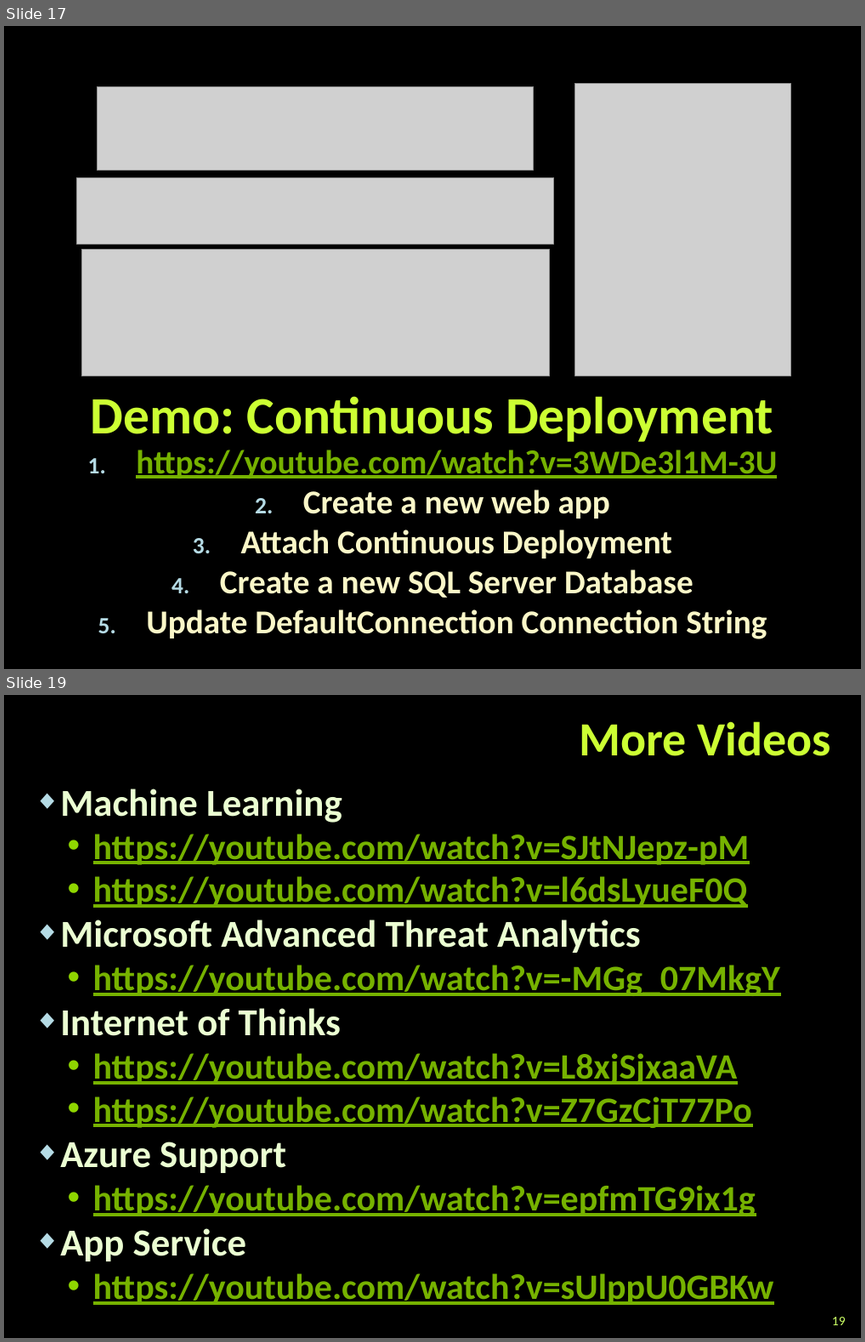
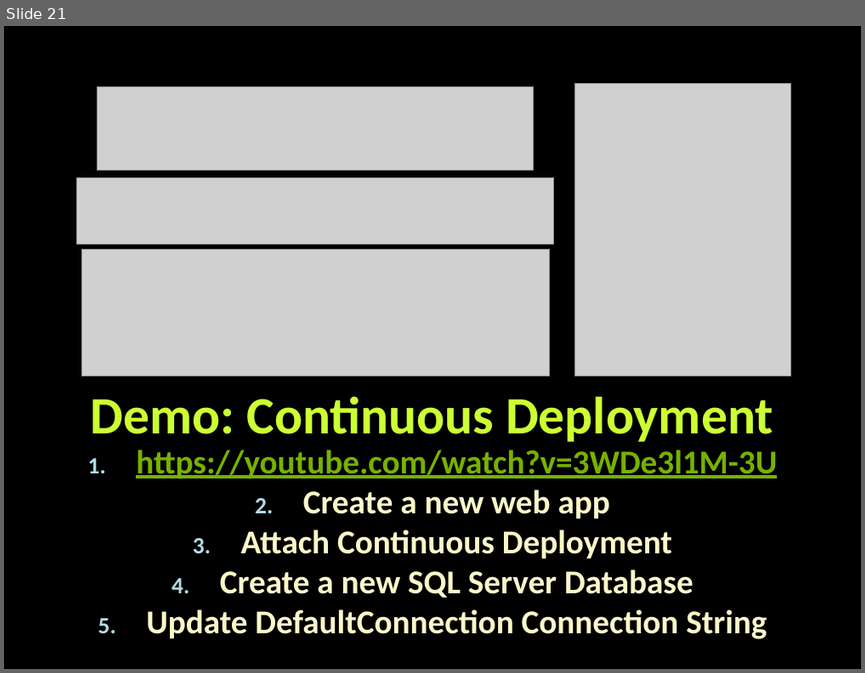
Before and after one commit to TelerikAcademy/Web-Services-and-Cloud, a slide deck: 09. Intro-to-Azure/Intro-to-Azure.pptx. Shown one above the other, each under a label of ours: slides 17 and 19 before the commit, slide 21 after it; the slides between them are not shown. The pictures are 865x1342 and 865x673 pixels, drawn with LibreOffice and Linux fonts; fonts in the diff are those of the drawing; grey boxes stand for pictures; background and template pictures are left out. Boxes give left, top, right and bottom in pixels: in the first picture for what was removed or moved away, otherwise in the second. Text is boxed around its words. In the diff, an @@ line names an element or a change of style, - is before the commit and + after.

Commit message:
Finished Intro-to-Azure.pptx

```diff
--- a/09. Intro-to-Azure/Intro-to-Azure.pptx
+++ b/09. Intro-to-Azure/Intro-to-Azure.pptx
@@ slide 19 removed at (4,695,861,1338), background picture (left out) @@
@@ title removed at (579,721,830,756) @@
-More Videos
@@ text removed at (60,789,780,1304) @@
-◆ Machine Learning
-  • https://youtube.com/watch?v=SJtNJepz-pM
-  • https://youtube.com/watch?v=l6dsLyueF0Q
-◆ Microsoft Advanced Threat Analytics
-  • https://youtube.com/watch?v=-MGg_07MkgY
-◆ Internet of Thinks
-  • https://youtube.com/watch?v=L8xjSjxaaVA
-  • https://youtube.com/watch?v=Z7GzCjT77Po
-◆ Azure Support
-  • https://youtube.com/watch?v=epfmTG9ix1g
-◆ App Service
-  • https://youtube.com/watch?v=sUlppU0GBKw
@@ page number removed at (832,1316,846,1325) @@
-19
@@ what was slide 17 is now slide 21 @@
```
Also in this commit, not shown: 5 slides changed, 8 slides added.
